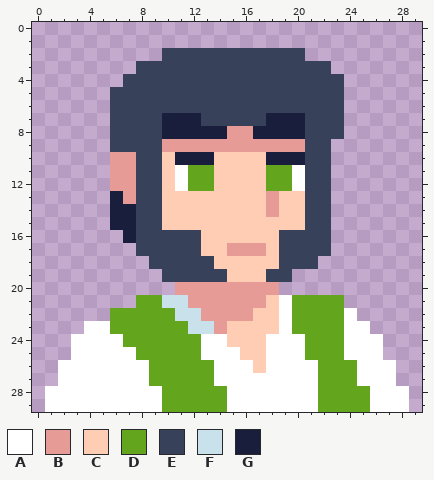
Two states of a pixel-art sprite, react_main/public/images/roles/miller-vivid.png. Above: the version before the commit.
The file is 30x30 pixels.
Palette (. is transparent): A #ffffff  B #e69b96  C #ffcdb4  D #64a51e  E #37415a  F #c8e1eb  G #191e3c
Pixels before, first column x 1:
 2 .........EEEEEEEEEEE........
 3 .......EEEEEEEEEEEEEEE......
 4 ......EEEEEEEEEEEEEEEEE.....
 5 .....EEEEEEEEEEEEEEEEEE.....
 6 .....EEEEEEEEEEEEEEEEEE.....
 7 .....EEEEGGGEEEEEGGGEEE.....
 8 .....EEEEGGGGGBBGGGGEEE.....
 9 .....EEEEBBBBBBBBBBBEE......
10 .....BBEECGGGCCCCGGGEE......
11 .....BBEECADDCCCCDDAEE......
12 .....BBEECADDCCCCDDAEE......
13 .....GBEECCCCCCCCBCCEE......
14 .....GGEECCCCCCCCBCCEE......
15 .....GGEECCCCCCCCCCCEE......
16 ......GEEEEECCCCCCEEEE......
17 .......EEEEECCBBBCEEEE......
18 ........EEEEECCCCCEEE.......
19 .........EEEEECCCEE.........
20 ..........BBBBBBBB..........
21 .......DDFFBBBBBBCADDDD.....
22 .....DDDDDFFBBBBCCADDDDA....
23 ...AADDDDDDFFBCCCCADDDDAA...
24 ..AAAADDDDDDAACCCAAADDDAAA..
25 ..AAAAADDDDDAAACCAAADDDAAA..
26 .AAAAAAADDDDDAAACAAAADDDAAA.
27 .AAAAAAADDDDDAAAAAAAADDDAAA.
28 AAAAAAAAADDDDDAAAAAAADDDDAAA
29 AAAAAAAAADDDDDAAAAAAADDDDAAA
After the commit:
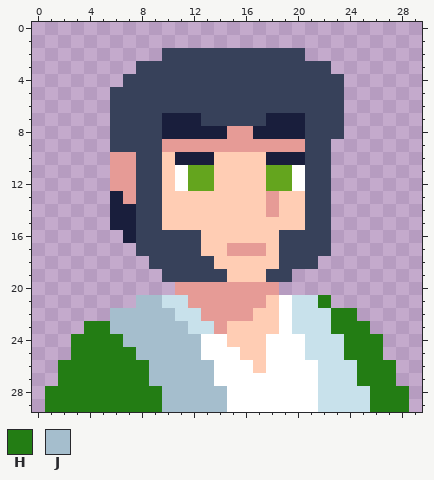
Colours new in this view: H #237d14  J #a5becd
From old to new:
{"y":21,"x":8,"old":"DD","new":"JJ"}
{"y":21,"x":20,"old":"DDDD","new":"FFH."}
{"y":22,"x":6,"old":"DDDDD","new":"JJJJJ"}
{"y":22,"x":20,"old":"DDDDA","new":"FFFHH"}
{"y":23,"x":4,"old":"AADDDDDD","new":"HHJJJJJJ"}
{"y":23,"x":20,"old":"DDDDAA","new":"FFFHHH"}
{"y":24,"x":3,"old":"AAAADDDDDD","new":"HHHHJJJJJJ"}
{"y":24,"x":21,"old":"DDDAAA","new":"FFFHHH"}
{"y":25,"x":3,"old":"AAAAADDDDD","new":"HHHHHJJJJJ"}
{"y":25,"x":21,"old":"DDDAAA","new":"FFFHHH"}
{"y":26,"x":2,"old":"AAAAAAADDDDD","new":"HHHHHHHJJJJJ"}
{"y":26,"x":22,"old":"DDDAAA","new":"FFFHHH"}
{"y":27,"x":2,"old":"AAAAAAADDDDD","new":"HHHHHHHJJJJJ"}
{"y":27,"x":22,"old":"DDDAAA","new":"FFFHHH"}
{"y":28,"x":1,"old":"AAAAAAAAADDDDD","new":"HHHHHHHHHJJJJJ"}
{"y":28,"x":22,"old":"DDDDAAA","new":"FFFFHHH"}
{"y":29,"x":1,"old":"AAAAAAAAADDDDD","new":"HHHHHHHHHJJJJJ"}
{"y":29,"x":22,"old":"DDDDAAA","new":"FFFFHHH"}
